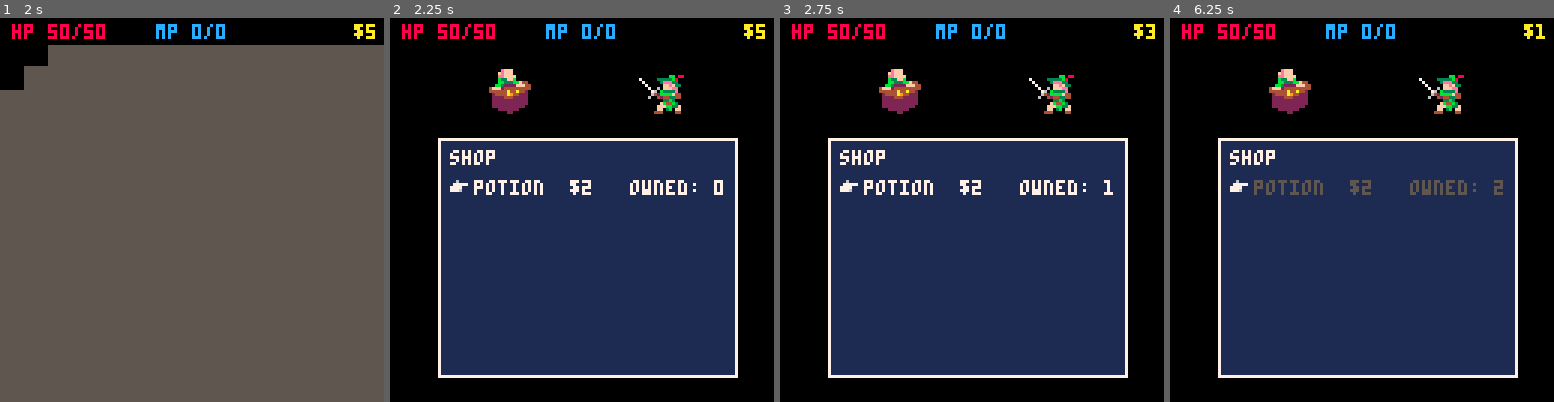
Above: before the commit, frames 1-4 (left to right).
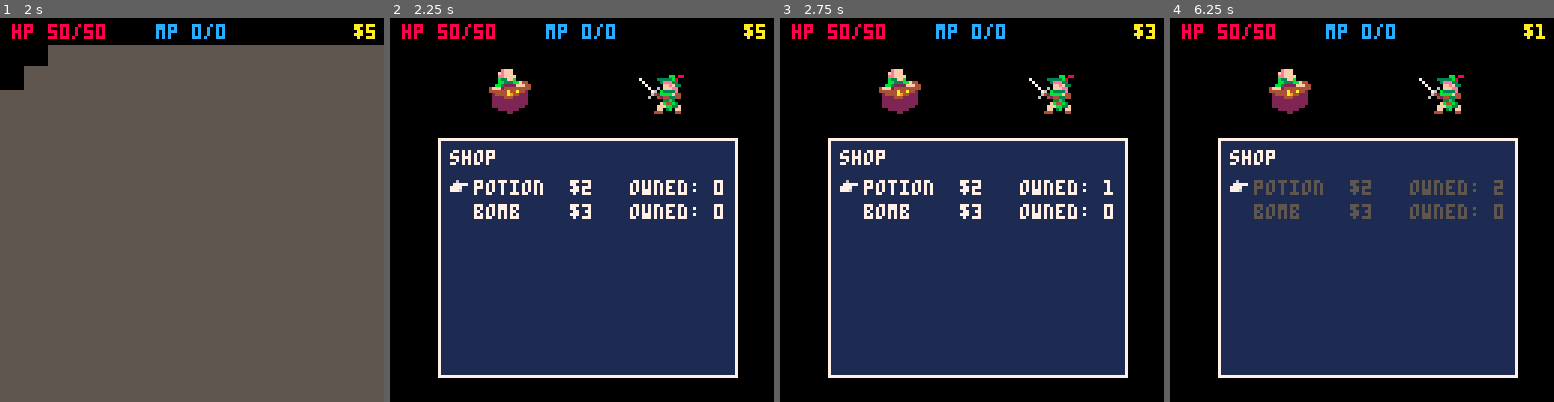
Above: after the commit, the same moments.

Repository: AddisonMink/pico8-rpg
Game: PICO-8 cartridge main.p8
Same seed, same stepped clock (60 frames per second), same inputs: the game is played once before the commit and once after it.
Inputs:
- Up to frame 1 (2 s): tap X (X key) at 0.33, 1.07, 1.85 s; tap O (Z key) at 0.7, 1.7 s; hold Right from 1.6 s (still down)
- Up to frame 2 (2.25 s): release Right at 2.1 s; tap O (Z key) at 2.1 s; hold Up from 2.15 s (still down)
- Up to frame 3 (2.75 s): release Up at 2.42 s; hold Right from 2.47 s (still down); tap O (Z key) at 2.5 s
- Up to frame 4 (6.25 s): tap O (Z key) every 0.4 s from 2.9 to 6.1 s; tap X (X key) at 2.97, 4.08, 5.2 s; release Right at 3.03 s; hold Left 3.08-3.58 s; hold Down 3.63-3.97 s; hold Right 4.02-4.68 s; hold Up 4.73-5.03 s; hold Left 5.08-5.68 s; hold Down 5.73-6.03 s; hold Right from 6.08 s (still down)

Frame 1 is identical in both runs. In frame 2, 0.8% of the frame differs, in the area x 21-87%, y 48-53%; in frame 3, 0.8%; in frame 4, 0.8%.

Commit message:
implement bomb item.

Diff:
--- a/global_state.lua
+++ b/global_state.lua
@@ -15,5 +15,6 @@
   -- shop data
   shop_items = {
     potion_item,
+    bomb_item
   }
 }
--- a/item.lua
+++ b/item.lua
@@ -5,3 +5,14 @@
   desc = "restore 30 hp",
   effects = { { t = "heal", amount = 30 } }
 }
+
+bomb_item = {
+  name = "bomb",
+  price = 3,
+  range = "enemy",
+  desc = "20 fire damage",
+  effects = {
+    { t = "animation", id = 160 },
+    { t = "damage", power = 20, magic = true }
+  }
+}
